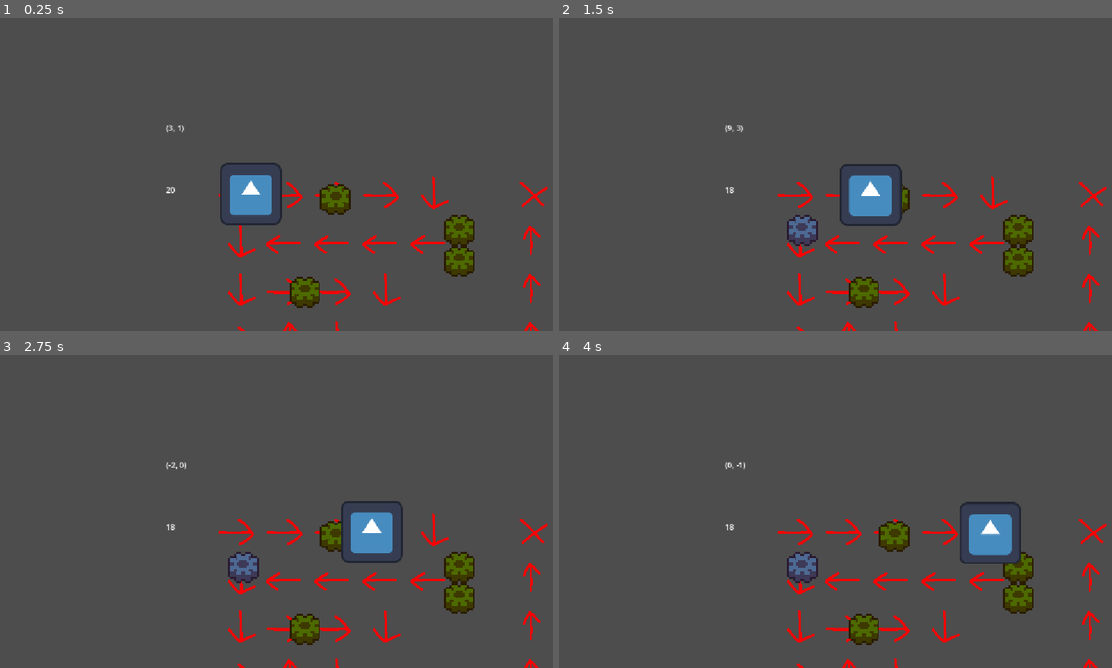
Above: before the commit, frames 1-4 (two rows, left to right).
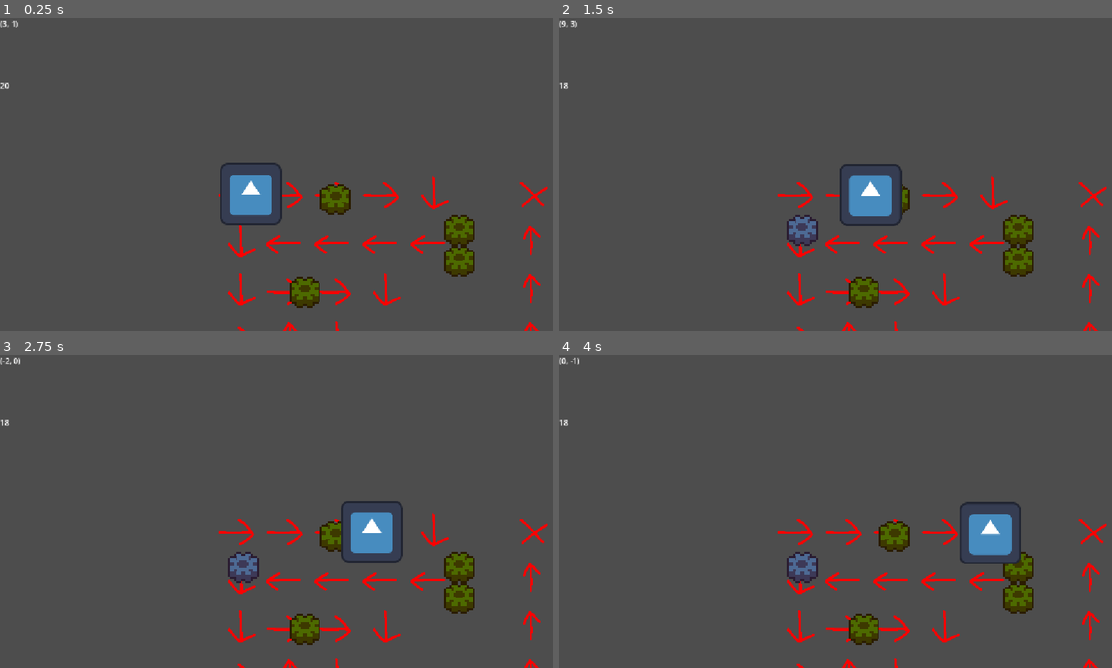
Above: after the commit, the same moments.

Repository: aughckt/spin-to-win
Game: Godot game, scene res://test_world.tscn
Two runs of this game, one before a commit and one after it. Both use one fixed random seed, a clock stepped at 60 frames per second and the inputs below. This scene is started directly instead of the project's main scene. The engine's default icon, where the game draws it, is replaced by a stand-in: a white triangle on a blue panel in a dark square.
Inputs (mouse positions are in pixels of both pictures, inside the frame that each line leads up to):
- Up to frame 1 (0.25 s): no input
- Up to frame 2 (1.5 s): move the mouse to (807, 237) at 0.52 s; click (807, 237) at 0.6 s; move the mouse to (1001, 221) at 1.27 s; right-click (1001, 221) at 1.35 s
- Up to frame 3 (2.75 s): move the mouse to (110, 464) at 2.02 s; tap Middle mouse button (M3) at 2.1 s
- Up to frame 4 (4 s): move the mouse to (863, 511) at 2.77 s; tap Q (SecondaryInteract) at 2.85 s; move the mouse to (752, 433) at 3.52 s; hold Space (interact) from 3.53 s (still down)

The runs differ from the first frame. In frame 1, 0.1% of the frame differs, in the area x 0-34%, y 0-56%; in frame 2, 0.1%; in frame 3, 0.1%; in frame 4, 0.1%.

Commit message:
ui mockup

Diff:
--- a/environment/environment.tscn
+++ b/environment/environment.tscn
@@ -5,6 +5,7 @@
 [ext_resource type="PackedScene" uid="uid://qyhxr7brjwsw" path="res://towers/gun_tower/gun_tower.tscn" id="2_x2wa3"]
 [ext_resource type="Script" uid="uid://b55436prbbuts" path="res://towers/tower_data.gd" id="3_ehb6n"]
 [ext_resource type="Texture2D" uid="uid://cfh0tlhb5mhf2" path="res://environment/gears/gear_map.png" id="3_wjl7u"]
+[ext_resource type="PackedScene" uid="uid://u80uaujktp7f" path="res://ui/hud.tscn" id="6_ehb6n"]
 
 [sub_resource type="Resource" id="Resource_cec6f"]
 script = ExtResource("3_ehb6n")
@@ -48,8 +49,8 @@
 gears = NodePath("Gears")
 bullets = NodePath("Bullets")
 towers = NodePath("Towers")
-coords_label = NodePath("CoordsLabel")
-budget_label = NodePath("BudgetLabel")
+coords_label = NodePath("DebugHUD/CoordsLabel")
+budget_label = NodePath("DebugHUD/BudgetLabel")
 tower_data = SubResource("Resource_cec6f")
 
 [node name="TileMapLayer" type="TileMapLayer" parent="." unique_id=108710037]
@@ -65,11 +66,18 @@
 
 [node name="Towers" type="Node2D" parent="." unique_id=1601212248]
 
-[node name="CoordsLabel" type="Label" parent="." unique_id=1591894278]
+[node name="DebugHUD" type="CanvasLayer" parent="." unique_id=1436650702]
+
+[node name="CoordsLabel" type="Label" parent="DebugHUD" unique_id=1591894278]
 offset_right = 40.0
 offset_bottom = 23.0
 
-[node name="BudgetLabel" type="Label" parent="." unique_id=1520008432]
+[node name="BudgetLabel" type="Label" parent="DebugHUD" unique_id=1520008432]
 offset_top = 128.0
 offset_right = 40.0
 offset_bottom = 151.0
+
+[node name="HUD" type="CanvasLayer" parent="." unique_id=1083079759]
+visible = false
+
+[node name="HUD" parent="HUD" unique_id=1114338 instance=ExtResource("6_ehb6n")]
--- /dev/null
+++ b/ui/hud.tscn
@@ -0,0 +1,199 @@
+[gd_scene format=3 uid="uid://u80uaujktp7f"]
+
+[ext_resource type="PackedScene" uid="uid://deeabsnpj3v05" path="res://ui/tower_panel.tscn" id="1_rbyyf"]
+[ext_resource type="Texture2D" uid="uid://wuck5ik5v4v2" path="res://ui/temp_coin.png" id="2_7ihmi"]
+[ext_resource type="Theme" uid="uid://ofehi657nfwc" path="res://ui/theme.tres" id="2_276te"]
+[ext_resource type="Texture2D" uid="uid://kv40wvt1fi4w" path="res://ui/temp_health.png" id="4_en2x2"]
+
+[sub_resource type="StyleBoxFlat" id="StyleBoxFlat_7ihmi"]
+content_margin_left = 0.0
+content_margin_top = 0.0
+content_margin_right = 0.0
+content_margin_bottom = 0.0
+bg_color = Color(0.1, 0.1, 0.1, 0.6)
+corner_radius_top_left = 3
+corner_radius_top_right = 3
+corner_radius_bottom_right = 3
+corner_radius_bottom_left = 3
+corner_detail = 5
+
+[node name="HUD" type="Control" unique_id=1114338]
+layout_mode = 3
+anchors_preset = 15
+anchor_right = 1.0
+anchor_bottom = 1.0
+grow_horizontal = 2
+grow_vertical = 2
+
+[node name="PanelContainer" type="PanelContainer" parent="." unique_id=518244129]
+layout_mode = 1
+anchors_preset = 11
+anchor_left = 1.0
+anchor_right = 1.0
+anchor_bottom = 1.0
+offset_left = -30.0
+grow_horizontal = 0
+grow_vertical = 2
+
+[node name="MarginContainer" type="MarginContainer" parent="PanelContainer" unique_id=1670239560]
+layout_mode = 2
+theme_override_constants/margin_left = 15
+theme_override_constants/margin_top = 15
+theme_override_constants/margin_right = 15
+theme_override_constants/margin_bottom = 15
+
+[node name="VBoxContainer" type="VBoxContainer" parent="PanelContainer/MarginContainer" unique_id=1778822347]
+layout_mode = 2
+
+[node name="TowerPanels" type="GridContainer" parent="PanelContainer/MarginContainer/VBoxContainer" unique_id=1014919531]
+layout_mode = 2
+mouse_filter = 2
+columns = 2
+
+[node name="TowerPanel" parent="PanelContainer/MarginContainer/VBoxContainer/TowerPanels" unique_id=2114563352 instance=ExtResource("1_rbyyf")]
+layout_mode = 2
+
+[node name="TowerPanel2" parent="PanelContainer/MarginContainer/VBoxContainer/TowerPanels" unique_id=1992502857 instance=ExtResource("1_rbyyf")]
+layout_mode = 2
+
+[node name="TowerPanel3" parent="PanelContainer/MarginContainer/VBoxContainer/TowerPanels" unique_id=2081306274 instance=ExtResource("1_rbyyf")]
+layout_mode = 2
+
+[node name="TowerPanel4" parent="PanelContainer/MarginContainer/VBoxContainer/TowerPanels" unique_id=915984292 instance=ExtResource("1_rbyyf")]
+layout_mode = 2
+
+[node name="TowerPanel5" parent="PanelContainer/MarginContainer/VBoxContainer/TowerPanels" unique_id=1600693671 instance=ExtResource("1_rbyyf")]
+layout_mode = 2
+
+[node name="HealthAndMoney" type="MarginContainer" parent="PanelContainer/MarginContainer/VBoxContainer" unique_id=242510589]
+layout_mode = 2
+theme_override_constants/margin_top = 15
+theme_override_constants/margin_bottom = 15
+
+[node name="HBoxContainer" type="HBoxContainer" parent="PanelContainer/MarginContainer/VBoxContainer/HealthAndMoney" unique_id=1799730172]
+layout_mode = 2
+
+[node name="Money" type="Control" parent="PanelContainer/MarginContainer/VBoxContainer/HealthAndMoney/HBoxContainer" unique_id=1902775620]
+layout_mode = 2
+size_flags_horizontal = 3
+
+[node name="HBoxContainer" type="HBoxContainer" parent="PanelContainer/MarginContainer/VBoxContainer/HealthAndMoney/HBoxContainer/Money" unique_id=518099955]
+layout_mode = 1
+anchors_preset = 4
+anchor_top = 0.5
+anchor_bottom = 0.5
+offset_top = -8.0
+offset_right = 84.0
+offset_bottom = 8.0
+grow_vertical = 2
+size_flags_horizontal = 0
+theme_override_constants/separation = 0
+
+[node name="TextureRect" type="TextureRect" parent="PanelContainer/MarginContainer/VBoxContainer/HealthAndMoney/HBoxContainer/Money/HBoxContainer" unique_id=600968392]
+texture_filter = 1
+layout_mode = 2
+size_flags_horizontal = 0
+texture = ExtResource("2_7ihmi")
+
+[node name="Label2" type="Label" parent="PanelContainer/MarginContainer/VBoxContainer/HealthAndMoney/HBoxContainer/Money/HBoxContainer" unique_id=2116232395]
+layout_mode = 2
+theme = ExtResource("2_276te")
+text = "Money: "
+
+[node name="Label" type="Label" parent="PanelContainer/MarginContainer/VBoxContainer/HealthAndMoney/HBoxContainer/Money/HBoxContainer" unique_id=1888482417]
+layout_mode = 2
+size_flags_horizontal = 0
+theme = ExtResource("2_276te")
+text = "broke"
+
+[node name="Health" type="Control" parent="PanelContainer/MarginContainer/VBoxContainer/HealthAndMoney/HBoxContainer" unique_id=130837842]
+layout_mode = 2
+size_flags_horizontal = 3
+
+[node name="HBoxContainer" type="HBoxContainer" parent="PanelContainer/MarginContainer/VBoxContainer/HealthAndMoney/HBoxContainer/Health" unique_id=1315566167]
+layout_mode = 1
+anchors_preset = 6
+anchor_left = 1.0
+anchor_top = 0.5
+anchor_right = 1.0
+anchor_bottom = 0.5
+offset_left = -78.0
+offset_top = -8.0
+offset_bottom = 8.0
+grow_horizontal = 0
+grow_vertical = 2
+size_flags_horizontal = 8
+theme_override_constants/separation = 0
+
+[node name="TextureRect" type="TextureRect" parent="PanelContainer/MarginContainer/VBoxContainer/HealthAndMoney/HBoxContainer/Health/HBoxContainer" unique_id=1281887515]
+texture_filter = 1
+layout_mode = 2
+size_flags_horizontal = 0
+texture = ExtResource("4_en2x2")
+
+[node name="Label2" type="Label" parent="PanelContainer/MarginContainer/VBoxContainer/HealthAndMoney/HBoxContainer/Health/HBoxContainer" unique_id=1929071904]
+layout_mode = 2
+theme = ExtResource("2_276te")
+text = "Health: "
+
+[node name="Label" type="Label" parent="PanelContainer/MarginContainer/VBoxContainer/HealthAndMoney/HBoxContainer/Health/HBoxContainer" unique_id=808676934]
+layout_mode = 2
+size_flags_horizontal = 0
+theme = ExtResource("2_276te")
+text = "good"
+
+[node name="MarginContainer2" type="MarginContainer" parent="PanelContainer/MarginContainer/VBoxContainer" unique_id=1253500517]
+layout_mode = 2
+
+[node name="HBoxContainer" type="HBoxContainer" parent="PanelContainer/MarginContainer/VBoxContainer/MarginContainer2" unique_id=792837228]
+layout_mode = 2
+
+[node name="Label" type="Label" parent="PanelContainer/MarginContainer/VBoxContainer/MarginContainer2/HBoxContainer" unique_id=289908452]
+layout_mode = 2
+theme = ExtResource("2_276te")
+text = "Wave progress?: "
+
+[node name="Control" type="Control" parent="PanelContainer/MarginContainer/VBoxContainer/MarginContainer2/HBoxContainer" unique_id=1469699329]
+layout_mode = 2
+size_flags_horizontal = 3
+
+[node name="ProgressBar" type="ProgressBar" parent="PanelContainer/MarginContainer/VBoxContainer/MarginContainer2/HBoxContainer/Control" unique_id=397896653]
+custom_minimum_size = Vector2(0, 15)
+layout_mode = 1
+anchors_preset = 14
+anchor_top = 0.5
+anchor_right = 1.0
+anchor_bottom = 0.5
+offset_top = -2.0
+offset_bottom = 2.0
+grow_horizontal = 2
+grow_vertical = 2
+size_flags_horizontal = 8
+theme_override_styles/background = SubResource("StyleBoxFlat_7ihmi")
+value = 60.0
+show_percentage = false
+
+[node name="Control" type="Control" parent="PanelContainer/MarginContainer/VBoxContainer" unique_id=2016527888]
+layout_mode = 2
+size_flags_vertical = 3
+
+[node name="PanelContainer" type="PanelContainer" parent="PanelContainer/MarginContainer/VBoxContainer/Control" unique_id=1291061240]
+layout_mode = 1
+anchors_preset = 15
+anchor_right = 1.0
+anchor_bottom = 1.0
+grow_horizontal = 2
+grow_vertical = 2
+
+[node name="Label" type="Label" parent="PanelContainer/MarginContainer/VBoxContainer/Control/PanelContainer" unique_id=717595009]
+custom_minimum_size = Vector2(250, 0)
+layout_mode = 2
+theme = ExtResource("2_276te")
+text = "Free space, maybe show a portrait with some quirky text from enemies?"
+horizontal_alignment = 1
+autowrap_mode = 2
+
+[node name="StartWaveButton" type="Button" parent="PanelContainer/MarginContainer/VBoxContainer" unique_id=1684936538]
+layout_mode = 2
+size_flags_vertical = 4
+text = "Start Wave"
--- /dev/null
+++ b/ui/theme.tres
@@ -0,0 +1,4 @@
+[gd_resource type="Theme" format=3 uid="uid://ofehi657nfwc"]
+
+[resource]
+Label/font_sizes/font_size = 10
--- /dev/null
+++ b/ui/tower_panel.tscn
@@ -0,0 +1,112 @@
+[gd_scene format=3 uid="uid://deeabsnpj3v05"]
+
+[ext_resource type="Texture2D" uid="uid://df8fpi67rq44p" path="res://environment/gears/gear.png" id="1_i6c17"]
+[ext_resource type="Theme" uid="uid://ofehi657nfwc" path="res://ui/theme.tres" id="1_p4yss"]
+
+[sub_resource type="StyleBoxFlat" id="StyleBoxFlat_p4yss"]
+content_margin_left = 4.0
+content_margin_top = 4.0
+content_margin_right = 4.0
+content_margin_bottom = 4.0
+bg_color = Color(2.7675182e-07, 0.38560495, 0.24480677, 0.6)
+corner_radius_top_left = 3
+corner_radius_top_right = 3
+corner_radius_bottom_right = 3
+corner_radius_bottom_left = 3
+corner_detail = 5
+
+[sub_resource type="StyleBoxFlat" id="StyleBoxFlat_4fi7c"]
+content_margin_left = 4.0
+content_margin_top = 4.0
+content_margin_right = 4.0
+content_margin_bottom = 4.0
+bg_color = Color(0.4287631, 0, 0.1848816, 0.6)
+corner_radius_top_left = 3
+corner_radius_top_right = 3
+corner_radius_bottom_right = 3
+corner_radius_bottom_left = 3
+corner_detail = 5
+
+[node name="TowerPanel" type="Control" unique_id=2114563352]
+custom_minimum_size = Vector2(125, 125)
+layout_mode = 3
+anchors_preset = 8
+anchor_left = 0.5
+anchor_top = 0.5
+anchor_right = 0.5
+anchor_bottom = 0.5
+grow_horizontal = 2
+grow_vertical = 2
+mouse_filter = 2
+
+[node name="PanelContainer" type="PanelContainer" parent="." unique_id=993517072]
+layout_mode = 1
+anchors_preset = 15
+anchor_right = 1.0
+anchor_bottom = 1.0
+grow_horizontal = 2
+grow_vertical = 2
+mouse_filter = 2
+
+[node name="MarginContainer" type="MarginContainer" parent="PanelContainer" unique_id=1109118059]
+layout_mode = 2
+mouse_filter = 2
+theme_override_constants/margin_left = 15
+theme_override_constants/margin_top = 15
+theme_override_constants/margin_right = 15
+theme_override_constants/margin_bottom = 15
+
+[node name="Button" type="Button" parent="PanelContainer/MarginContainer" unique_id=1770499033]
+layout_mode = 2
+theme_override_styles/normal = SubResource("StyleBoxFlat_p4yss")
+theme_override_styles/hover = SubResource("StyleBoxFlat_4fi7c")
+
+[node name="DisplayElements" type="MarginContainer" parent="PanelContainer/MarginContainer" unique_id=2127666886]
+layout_mode = 2
+mouse_filter = 2
+theme_override_constants/margin_left = 3
+theme_override_constants/margin_top = 3
+theme_override_constants/margin_right = 3
+theme_override_constants/margin_bottom = 5
+
+[node name="VBoxContainer" type="VBoxContainer" parent="PanelContainer/MarginContainer/DisplayElements" unique_id=1843880480]
+layout_mode = 2
+mouse_filter = 2
+theme_override_constants/separation = 0
+
+[node name="NameLabel" type="Label" parent="PanelContainer/MarginContainer/DisplayElements/VBoxContainer" unique_id=520672526]
+layout_mode = 2
+size_flags_horizontal = 0
+size_flags_vertical = 0
+theme = ExtResource("1_p4yss")
+text = "Cool Tower"
+
+[node name="Control" type="Control" parent="PanelContainer/MarginContainer/DisplayElements/VBoxContainer" unique_id=911187822]
+layout_mode = 2
+size_flags_vertical = 3
+mouse_filter = 2
+
+[node name="TextureRect" type="TextureRect" parent="PanelContainer/MarginContainer/DisplayElements/VBoxContainer/Control" unique_id=1765374855]
+texture_filter = 1
+layout_mode = 1
+anchors_preset = 8
+anchor_left = 0.5
+anchor_top = 0.5
+anchor_right = 0.5
+anchor_bottom = 0.5
+offset_left = -24.0
+offset_top = -24.0
+offset_right = 24.0
+offset_bottom = 24.0
+grow_horizontal = 2
+grow_vertical = 2
+size_flags_horizontal = 4
+mouse_filter = 2
+texture = ExtResource("1_i6c17")
+
+[node name="CostLabel" type="Label" parent="PanelContainer/MarginContainer/DisplayElements/VBoxContainer" unique_id=912504147]
+layout_mode = 2
+size_flags_horizontal = 0
+size_flags_vertical = 8
+theme = ExtResource("1_p4yss")
+text = "Cost: -0-"
Binary file added: environment/gears/gear.png
Not shown, added: environment/gears/gear.png.import
Binary file added: ui/temp_coin.png
Not shown, added: ui/temp_coin.png.import
Binary file added: ui/temp_health.png
Not shown, added: ui/temp_health.png.import
